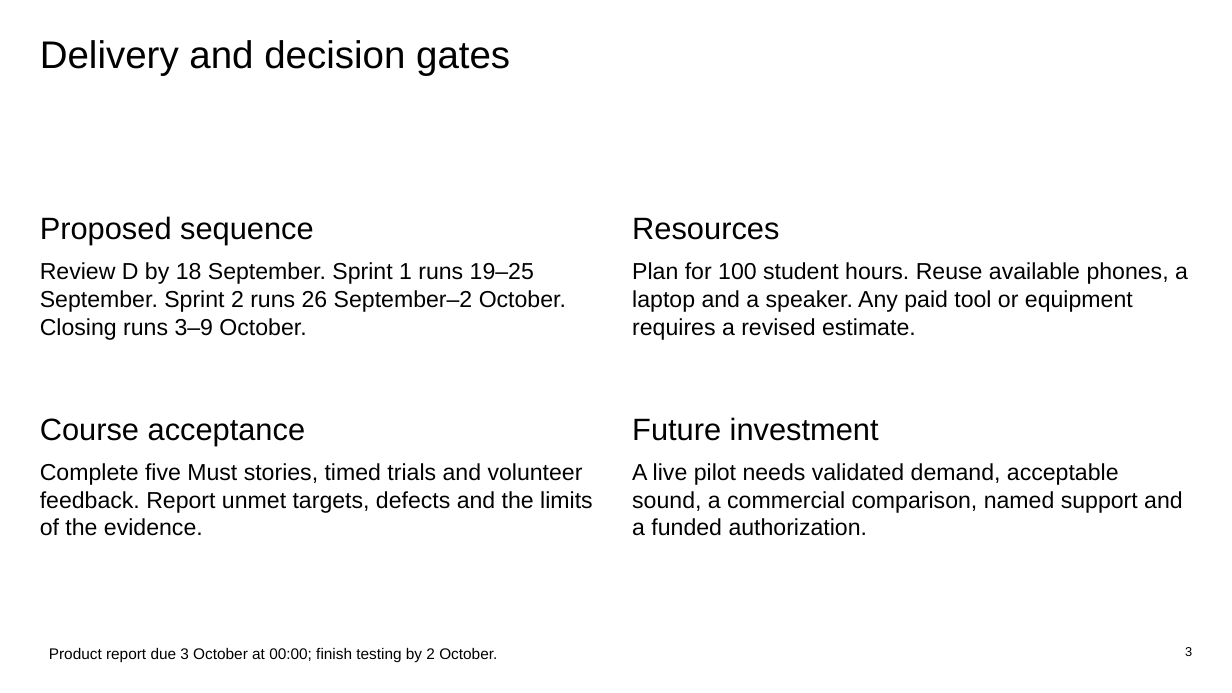
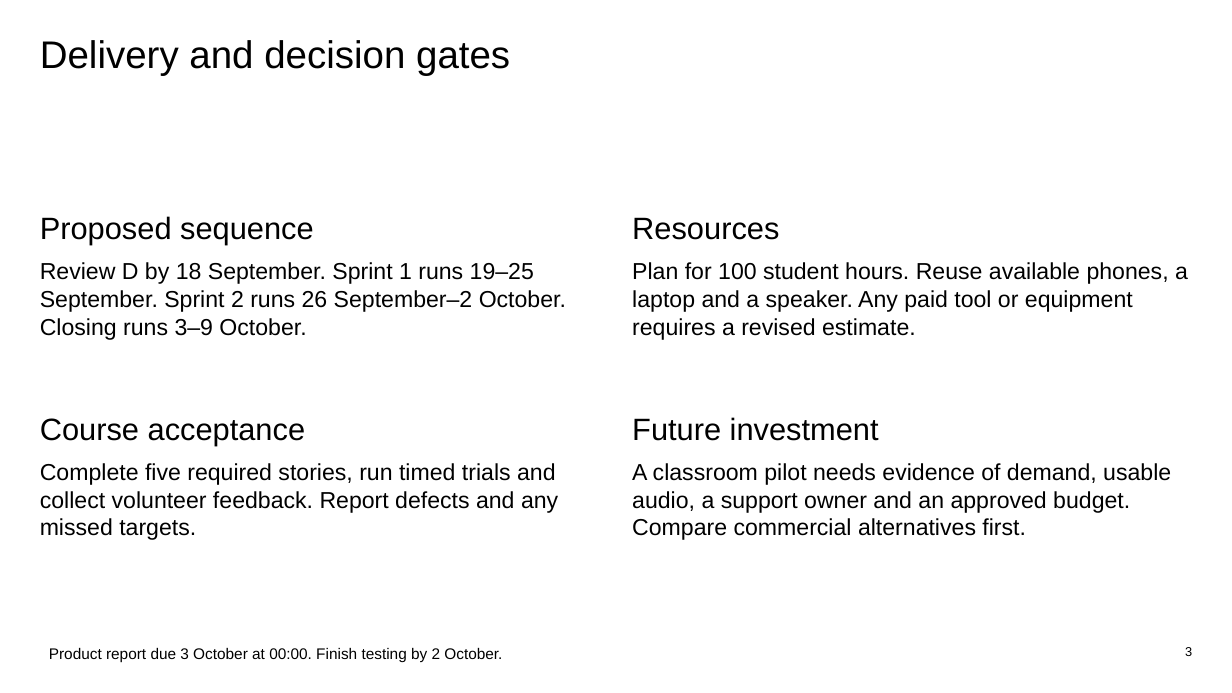
Before and after one commit to GravityCodez/project-managment, a slide deck: slide 3 of submissions/initial-phases/B_Business_Case/ClassMic_B2_Three_Slides.pptx. Drawn at 1232x693 pixels with LibreOffice and Linux fonts; fonts in the diff are those of the drawing. Boxes give left, top, right and bottom in pixels: in the first picture for what was removed or moved away, otherwise in the second. Text is boxed around its words. In the diff, an @@ line names an element or a change of style, - is before the commit and + after.

```diff
--- a/submissions/initial-phases/B_Business_Case/ClassMic_B2_Three_Slides.pptx
+++ b/submissions/initial-phases/B_Business_Case/ClassMic_B2_Three_Slides.pptx
@@ text at [40, 463, 558, 540]: text changed @@
-Complete five Must stories, timed trials and volunteer feedback. Report unmet targets, defects and the limits of the evidence.
+Complete five required stories, run timed trials and collect volunteer feedback. Report defects and any missed targets.
@@ text at [632, 463, 1171, 540]: text changed @@
-A live pilot needs validated demand, acceptable sound, a commercial comparison, named support and a funded authorization.
+A classroom pilot needs evidence of demand, usable audio, a support owner and an approved budget. Compare commercial alternatives first.
@@ text at [49, 648, 502, 663]: text changed @@
-Product report due 3 October at 00:00; finish testing by 2 October.
+Product report due 3 October at 00:00. Finish testing by 2 October.
```
Also in this commit, not shown: 2 other slides changed, 32 other files.
